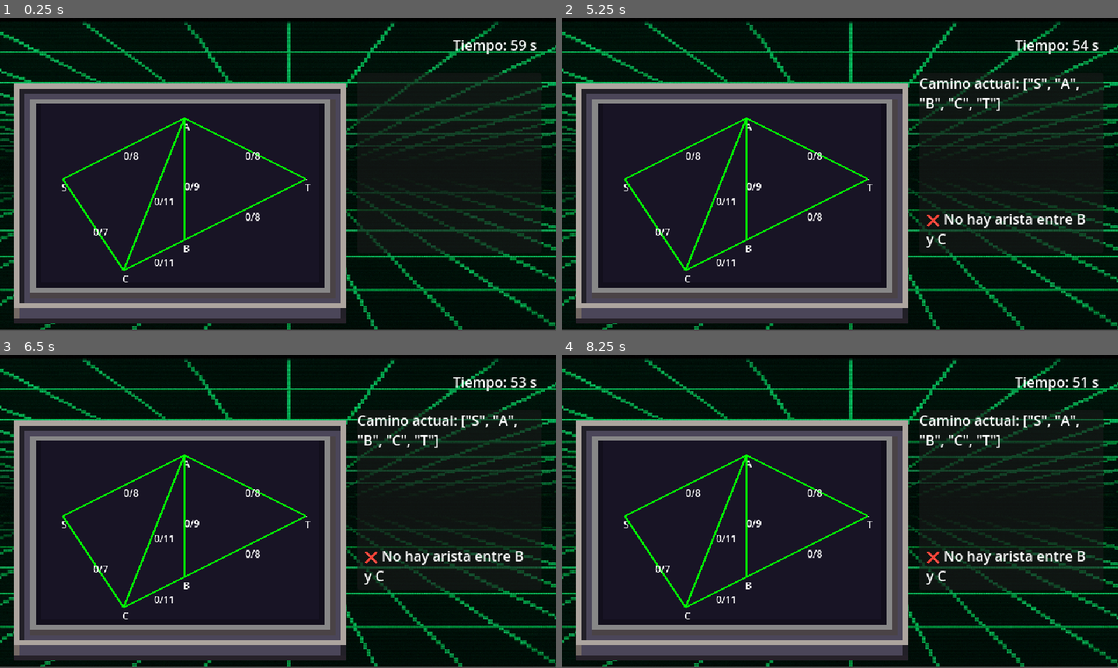
Above: before the commit, frames 1-4 (two rows, left to right).
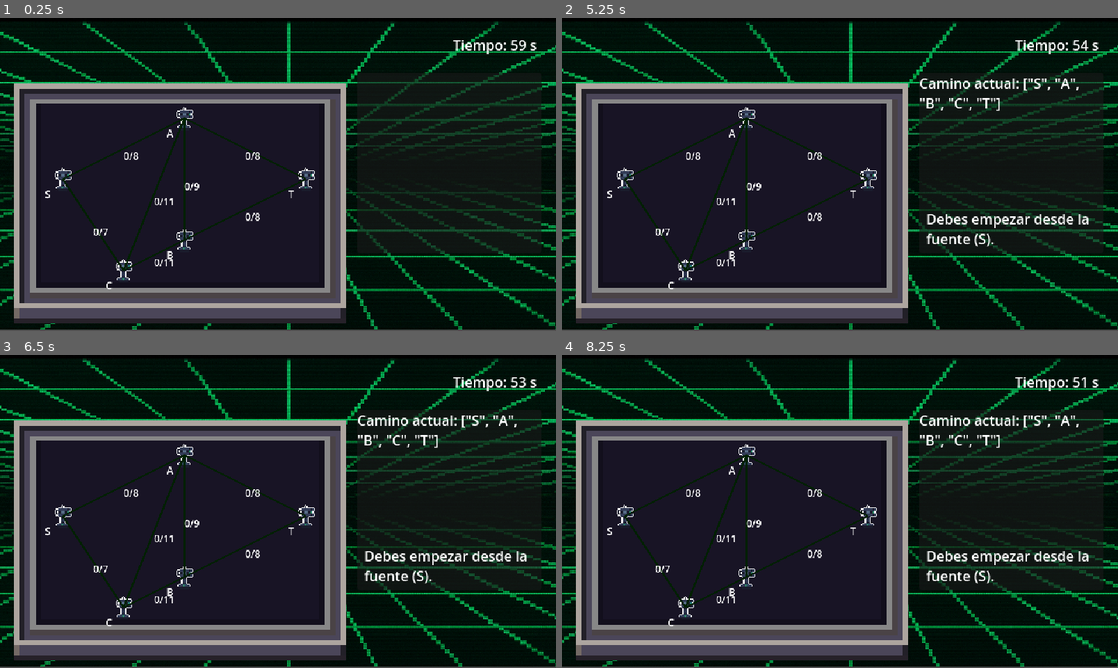
Above: after the commit, the same moments.

Repository: idpacheco/Laboratorio-2--EDD2
Game: Godot game, scene res://Mision_4/Scenes/Main.tscn
Same seed, same stepped clock (60 frames per second), same inputs: the game is played once before the commit and once after it. This scene is started directly instead of the project's main scene.
Inputs (mouse positions are in pixels of both pictures, inside the frame that each line leads up to):
- Up to frame 1 (0.25 s): no input
- Up to frame 2 (5.25 s): tap Enter at 0.5, 2, 3.5 s; move the mouse to (623, 180) at 0.52 s; tap 1 at 0.6 s; click (623, 180) at 0.67 s; tap Space at 1.25, 2.75, 4.25 s; move the mouse to (745, 118) at 1.27 s; hold S 1.28-2.03 s; tap 2 at 1.35 s; click (745, 118) at 1.42 s; move the mouse to (745, 240) at 2.02 s; tap 3 at 2.1 s; click (745, 240) at 2.17 s; move the mouse to (684, 271) at 2.77 s; tap U at 2.85 s; click (684, 271) at 2.92 s; move the mouse to (867, 180) at 3.52 s; hold A 3.53-5.03 s; tap V at 3.6 s; click (867, 180) at 3.67 s; move the mouse to (673, 127) at 4.27 s; tap R at 4.35 s; move the mouse to (867, 174) at 5.02 s; hold S from 5.03 s (still down); tap Q at 5.1 s; click (867, 174) at 5.17 s
- Up to frame 3 (6.5 s): move the mouse to (194, 433) at 5.77 s; release S at 5.78 s; tap E at 5.85 s
- Up to frame 4 (8.25 s): move the mouse to (962, 495) at 6.52 s; tap M at 6.6 s; move the mouse to (728, 527) at 7.27 s; tap P at 7.35 s; click (728, 527) at 7.42 s; move the mouse to (895, 442) at 8.02 s; hold S from 8.03 s (still down); tap Y at 8.1 s

The runs differ from the first frame. In frame 1, 1.4% of the frame differs, in the area x 8-57%, y 28-87%; in frame 2, 2.3%, in the area x 8-95%, y 28-87%; in frame 3, 2.3%; in frame 4, 2.3%.

Commit message:
Mission 4 lista

Diff:
--- a/Lab2-Datos2/Mision_3/Mision 3/scenes/conexion.tscn
+++ b/Lab2-Datos2/Mision_3/Mision 3/scenes/conexion.tscn
@@ -1,7 +1,7 @@
 [gd_scene load_steps=3 format=3 uid="uid://i353iyl77wko"]
 
 [ext_resource type="Texture2D" uid="uid://brotm2cbihuca" path="res://Mision_3/Mision 3/assets/cable4.png" id="1_p7d0i"]
-[ext_resource type="Script" uid="uid://bgg4pgjv70llg" path="res://Mision_3/Mision 3/scripts/conexion.gd" id="1_v7hyp"]
+[ext_resource type="Script" uid="uid://bgg4pgjv70llg" path="res://Mision_5/Etapa_3/grafo/scripts/conexion.gd" id="1_v7hyp"]
 
 [node name="Conexion" type="Line2D"]
 texture_filter = 1
--- a/Lab2-Datos2/Mision_3/Mision 3/scenes/estacion.tscn
+++ b/Lab2-Datos2/Mision_3/Mision 3/scenes/estacion.tscn
@@ -1,6 +1,6 @@
 [gd_scene load_steps=4 format=3 uid="uid://5uh4yt0awh2m"]
 
-[ext_resource type="Script" uid="uid://c8odapllfn3em" path="res://Mision_3/Mision 3/scripts/estacion.gd" id="1_wae0v"]
+[ext_resource type="Script" uid="uid://c8odapllfn3em" path="res://Mision_5/Etapa_3/grafo/scripts/estacion.gd" id="1_wae0v"]
 [ext_resource type="Texture2D" uid="uid://uf7w34akqfsp" path="res://Mision_3/Mision 3/assets/Vertice_1.png" id="2_lcgq7"]
 
 [sub_resource type="CircleShape2D" id="CircleShape2D_xd8f6"]
--- a/Lab2-Datos2/Mision_3/Mision 3/scenes/fase_2_instc.tscn
+++ b/Lab2-Datos2/Mision_3/Mision 3/scenes/fase_2_instc.tscn
@@ -1,7 +1,7 @@
 [gd_scene load_steps=7 format=3 uid="uid://bdh3030pyvo7f"]
 
 [ext_resource type="Texture2D" uid="uid://unqdd6qk18lc" path="res://Mision_3/Mision 3/assets/background.png" id="1_cmuew"]
-[ext_resource type="Script" uid="uid://ckimw2yui0c7l" path="res://Mision_3/Mision 3/scripts/fase_2_instc.gd" id="1_vmt0n"]
+[ext_resource type="Script" uid="uid://ckimw2yui0c7l" path="res://Mision_5/Etapa_3/grafo/scripts/fase_2_instc.gd" id="1_vmt0n"]
 [ext_resource type="Texture2D" uid="uid://0c7u7h738ksl" path="res://Mision_3/Mision 3/assets/Pantallas Grafo3/7.png" id="2_vmt0n"]
 [ext_resource type="Texture2D" uid="uid://blnx6vleo6van" path="res://Mision_3/Mision 3/assets/Buttons/Continue_1.png" id="3_s3k7f"]
 [ext_resource type="Texture2D" uid="uid://uckimch6vdv5" path="res://Mision_3/Mision 3/assets/Buttons/Continue_3.png" id="4_y2uoh"]
--- a/Lab2-Datos2/Mision_3/Mision 3/scenes/loser.tscn
+++ b/Lab2-Datos2/Mision_3/Mision 3/scenes/loser.tscn
@@ -1,10 +1,10 @@
 [gd_scene load_steps=6 format=3 uid="uid://bvle6jy6ta7la"]
 
-[ext_resource type="Script" uid="uid://ly4kxuf2d35f" path="res://Mision_3/Mision 3/scripts/loser.gd" id="1_5kedr"]
+[ext_resource type="Script" uid="uid://ly4kxuf2d35f" path="res://Mision_5/Etapa_3/grafo/scripts/loser.gd" id="1_5kedr"]
 [ext_resource type="Texture2D" uid="uid://unqdd6qk18lc" path="res://Mision_3/Mision 3/assets/background.png" id="1_d1eld"]
 [ext_resource type="Texture2D" uid="uid://ccieskoqxqfhd" path="res://Mision_3/Mision 3/assets/Pantallas Grafo3/9.png" id="2_5kedr"]
-[ext_resource type="Texture2D" uid="uid://ctrl8rk2g1g2p" path="res://Mision_4/Level 1/Assets+/Buttons/back_1.png" id="3_iua64"]
-[ext_resource type="Texture2D" uid="uid://dvsfcx047n78a" path="res://Mision_4/Level 1/Assets+/Buttons/back_2.png" id="4_0ltwa"]
+[ext_resource type="Texture2D" uid="uid://ctrl8rk2g1g2p" path="res://Mision_3/Mision 3/assets/Buttons/back_1.png" id="3_iua64"]
+[ext_resource type="Texture2D" uid="uid://dvsfcx047n78a" path="res://Mision_3/Mision 3/assets/Buttons/back_2.png" id="4_0ltwa"]
 
 [node name="Loser" type="Control"]
 layout_mode = 3
--- a/Lab2-Datos2/Mision_3/Mision 3/scenes/main_mision_3.tscn
+++ b/Lab2-Datos2/Mision_3/Mision 3/scenes/main_mision_3.tscn
@@ -1,6 +1,6 @@
 [gd_scene load_steps=12 format=3 uid="uid://cq7u726wmg7um"]
 
-[ext_resource type="Script" uid="uid://ubynpohjhcr2" path="res://Mision_3/Mision 3/scripts/mapa.gd" id="1_4it05"]
+[ext_resource type="Script" uid="uid://ubynpohjhcr2" path="res://Mision_5/Etapa_3/grafo/scripts/mapa.gd" id="1_4it05"]
 [ext_resource type="Texture2D" uid="uid://unqdd6qk18lc" path="res://Mision_3/Mision 3/assets/background.png" id="1_6mpqr"]
 [ext_resource type="Texture2D" uid="uid://cf8l6frvtth45" path="res://Mision_3/Mision 3/assets/box.png" id="2_pnq37"]
 [ext_resource type="Texture2D" uid="uid://bhhg2la2j7jm4" path="res://Mision_3/Mision 3/assets/box_3.png" id="4_p21qj"]
--- a/Lab2-Datos2/Mision_4/Scenes/Edge.tscn
+++ b/Lab2-Datos2/Mision_4/Scenes/Edge.tscn
@@ -1,8 +1,10 @@
-[gd_scene load_steps=2 format=3 uid="uid://dq13dxvi7ypqx"]
+[gd_scene load_steps=3 format=3 uid="uid://dq13dxvi7ypqx"]
 
 [ext_resource type="Script" uid="uid://y6qu2sc5ga8n" path="res://Mision_4/Scripts/edge.gd" id="1_h57xw"]
+[ext_resource type="Texture2D" uid="uid://brotm2cbihuca" path="res://Mision_3/Mision 3/assets/cable4.png" id="1_q12ba"]
 
 [node name="Edge" type="Line2D"]
+texture = ExtResource("1_q12ba")
 script = ExtResource("1_h57xw")
 
 [node name="Label" type="Label" parent="."]
--- a/Lab2-Datos2/Mision_4/Scenes/Node.tscn
+++ b/Lab2-Datos2/Mision_4/Scenes/Node.tscn
@@ -1,36 +1,27 @@
-[gd_scene load_steps=6 format=3 uid="uid://c1m87pvdlgqjm"]
+[gd_scene load_steps=4 format=3 uid="uid://c1m87pvdlgqjm"]
 
 [ext_resource type="Script" uid="uid://d0bg2qxsyon5c" path="res://Mision_4/Scripts/node.gd" id="1_2j7em"]
-
-[sub_resource type="Gradient" id="Gradient_05h8r"]
-
-[sub_resource type="GradientTexture2D" id="GradientTexture2D_of6nh"]
-gradient = SubResource("Gradient_05h8r")
-width = 120
-height = 120
-
-[sub_resource type="CanvasTexture" id="CanvasTexture_r1888"]
-specular_texture = SubResource("GradientTexture2D_of6nh")
+[ext_resource type="Texture2D" uid="uid://uf7w34akqfsp" path="res://Mision_3/Mision 3/assets/Vertice_1.png" id="2_8p4o7"]
 
 [sub_resource type="CircleShape2D" id="CircleShape2D_2j7em"]
-radius = 6.08276
+radius = 10.0125
 
 [node name="Node" type="Area2D"]
 script = ExtResource("1_2j7em")
 
 [node name="Sprite2D" type="Sprite2D" parent="."]
-position = Vector2(0.75, 0.75)
-scale = Vector2(2.5, 2.5)
-texture = SubResource("CanvasTexture_r1888")
+position = Vector2(0.5, 0.499999)
+texture = ExtResource("2_8p4o7")
 
 [node name="CollisionShape2D" type="CollisionShape2D" parent="."]
 position = Vector2(1, 1)
+scale = Vector2(2, 2)
 shape = SubResource("CircleShape2D_2j7em")
 
 [node name="Label" type="Label" parent="."]
-offset_left = -2.0
-offset_top = 2.0
-offset_right = 53.0
-offset_bottom = 25.0
+offset_left = -29.0
+offset_top = 13.0
+offset_right = 37.0
+offset_bottom = 36.0
 
 [connection signal="input_event" from="." to="." method="_on_input_event"]
--- a/Lab2-Datos2/Mision_5/Etapa_3/grafo/scenes/conexion.tscn
+++ b/Lab2-Datos2/Mision_5/Etapa_3/grafo/scenes/conexion.tscn
@@ -1,7 +1,7 @@
 [gd_scene load_steps=3 format=3 uid="uid://i353iyl77wko"]
 
 [ext_resource type="Texture2D" uid="uid://brotm2cbihuca" path="res://Mision_3/Mision 3/assets/cable4.png" id="1_p7d0i"]
-[ext_resource type="Script" uid="uid://bgg4pgjv70llg" path="res://Mision_3/Mision 3/scripts/conexion.gd" id="1_v7hyp"]
+[ext_resource type="Script" uid="uid://bgg4pgjv70llg" path="res://Mision_5/Etapa_3/grafo/scripts/conexion.gd" id="1_v7hyp"]
 
 [node name="Conexion" type="Line2D"]
 texture_filter = 1
--- a/Lab2-Datos2/Mision_5/Etapa_3/grafo/scenes/estacion.tscn
+++ b/Lab2-Datos2/Mision_5/Etapa_3/grafo/scenes/estacion.tscn
@@ -1,6 +1,6 @@
 [gd_scene load_steps=4 format=3 uid="uid://5uh4yt0awh2m"]
 
-[ext_resource type="Script" uid="uid://c8odapllfn3em" path="res://Mision_3/Mision 3/scripts/estacion.gd" id="1_wae0v"]
+[ext_resource type="Script" uid="uid://c8odapllfn3em" path="res://Mision_5/Etapa_3/grafo/scripts/estacion.gd" id="1_wae0v"]
 [ext_resource type="Texture2D" uid="uid://uf7w34akqfsp" path="res://Mision_3/Mision 3/assets/Vertice_1.png" id="2_lcgq7"]
 
 [sub_resource type="CircleShape2D" id="CircleShape2D_xd8f6"]
--- a/Lab2-Datos2/Mision_5/Etapa_3/grafo/scenes/fase_2_instc.tscn
+++ b/Lab2-Datos2/Mision_5/Etapa_3/grafo/scenes/fase_2_instc.tscn
@@ -1,7 +1,7 @@
 [gd_scene load_steps=7 format=3 uid="uid://bdh3030pyvo7f"]
 
 [ext_resource type="Texture2D" uid="uid://unqdd6qk18lc" path="res://Mision_3/Mision 3/assets/background.png" id="1_cmuew"]
-[ext_resource type="Script" uid="uid://ckimw2yui0c7l" path="res://Mision_3/Mision 3/scripts/fase_2_instc.gd" id="1_vmt0n"]
+[ext_resource type="Script" uid="uid://ckimw2yui0c7l" path="res://Mision_5/Etapa_3/grafo/scripts/fase_2_instc.gd" id="1_vmt0n"]
 [ext_resource type="Texture2D" uid="uid://0c7u7h738ksl" path="res://Mision_3/Mision 3/assets/Pantallas Grafo3/7.png" id="2_vmt0n"]
 [ext_resource type="Texture2D" uid="uid://blnx6vleo6van" path="res://Mision_3/Mision 3/assets/Buttons/Continue_1.png" id="3_s3k7f"]
 [ext_resource type="Texture2D" uid="uid://uckimch6vdv5" path="res://Mision_3/Mision 3/assets/Buttons/Continue_3.png" id="4_y2uoh"]
--- a/Lab2-Datos2/Mision_5/Etapa_3/grafo/scenes/main_mision_3.tscn
+++ b/Lab2-Datos2/Mision_5/Etapa_3/grafo/scenes/main_mision_3.tscn
@@ -1,6 +1,6 @@
 [gd_scene load_steps=12 format=3 uid="uid://cq7u726wmg7um"]
 
-[ext_resource type="Script" uid="uid://ubynpohjhcr2" path="res://Mision_3/Mision 3/scripts/mapa.gd" id="1_4it05"]
+[ext_resource type="Script" uid="uid://ubynpohjhcr2" path="res://Mision_5/Etapa_3/grafo/scripts/mapa.gd" id="1_4it05"]
 [ext_resource type="Texture2D" uid="uid://unqdd6qk18lc" path="res://Mision_3/Mision 3/assets/background.png" id="1_6mpqr"]
 [ext_resource type="Texture2D" uid="uid://cf8l6frvtth45" path="res://Mision_3/Mision 3/assets/box.png" id="2_pnq37"]
 [ext_resource type="Texture2D" uid="uid://bhhg2la2j7jm4" path="res://Mision_3/Mision 3/assets/box_3.png" id="4_p21qj"]
